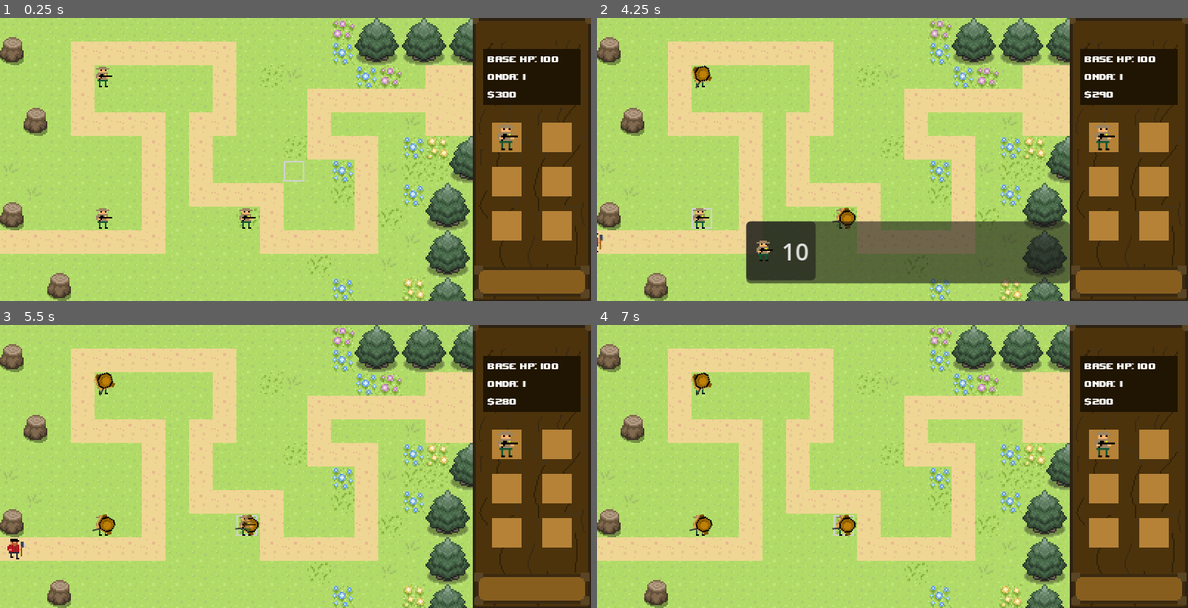
Above: before the commit, frames 1-4 (two rows, left to right).
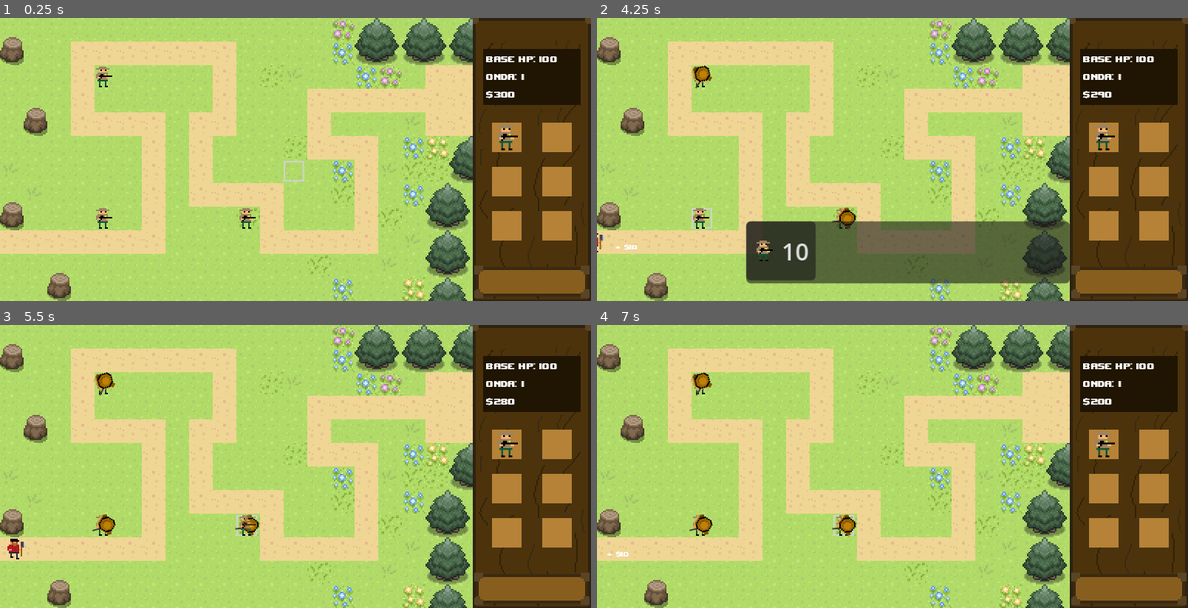
Above: after the commit, the same moments.

Repository: Ecosystem-defense-force/jogo
Game: Godot game, scene res://World.tscn
Same seed, same stepped clock (60 frames per second), same inputs: the game is played once before the commit and once after it.
Inputs (mouse positions are in pixels of both pictures, inside the frame that each line leads up to):
- Up to frame 1 (0.25 s): no input
- Up to frame 2 (4.25 s): tap Enter at 0.5 s; drag from (845, 218) to (703, 77) at 0.52 s; click "10" at 1.25 s; tap Space at 2 s; drag from (703, 77) to (845, 218) at 2.02 s; click "10" at 2.75 s; move the mouse to (703, 218) at 3.52 s; click (703, 218) at 3.67 s
- Up to frame 3 (5.5 s): click "10" at 4.25 s; tap Enter at 5 s; drag from (508, 443) to (248, 525) at 5.02 s
- Up to frame 4 (7 s): move the mouse to (1069, 508) at 5.77 s; click (1069, 508) at 5.92 s; drag from (715, 424) to (845, 520) at 6.52 s

The runs differ from the first frame. In frame 1, 0.4% of the frame differs, in the area x 82-95%, y 13-29%; in frame 2, 0.4%; in frame 3, 0.4%; in frame 4, 0.4%, in the area x 1-95%, y 13-83%.

Commit message:
retorno visual parcial

Diff:
--- /dev/null
+++ b/ecosystem-defence-force/FloatingText.tscn
@@ -0,0 +1,21 @@
+[gd_scene load_steps=4 format=3 uid="uid://bont1eijk3h6e"]
+
+[ext_resource type="Script" uid="uid://cktc55nalrbjm" path="res://floating_text.gd" id="1_bmcqi"]
+[ext_resource type="FontFile" uid="uid://dxwgbjrmy4s3k" path="res://fontes/upheavtt.ttf" id="2_fpf3r"]
+
+[sub_resource type="LabelSettings" id="LabelSettings_f7o28"]
+font = ExtResource("2_fpf3r")
+font_size = 6
+
+[node name="FloatingText" type="Node2D" node_paths=PackedStringArray("txt_label", "anim_player")]
+script = ExtResource("1_bmcqi")
+txt_label = NodePath("txt_label")
+anim_player = NodePath("txt_label/AnimationPlayer")
+
+[node name="txt_label" type="Label" parent="."]
+offset_right = 40.0
+offset_bottom = 23.0
+text = "$10"
+label_settings = SubResource("LabelSettings_f7o28")
+
+[node name="AnimationPlayer" type="AnimationPlayer" parent="txt_label"]
--- a/ecosystem-defence-force/HUD.tscn
+++ b/ecosystem-defence-force/HUD.tscn
@@ -42,9 +42,9 @@
 
 [node name="InfoContainer" type="VBoxContainer" parent="Hud_Container/ui"]
 layout_mode = 0
-offset_left = 10.0
+offset_left = 9.0
 offset_top = 24.0
-offset_right = 71.0
+offset_right = 72.0
 offset_bottom = 58.0
 
 [node name="lbl_hp_base" type="Label" parent="Hud_Container/ui/InfoContainer"]
@@ -59,7 +59,7 @@
 
 [node name="lbl_dinheiro" type="Label" parent="Hud_Container/ui/InfoContainer"]
 layout_mode = 2
-text = "Money: $300"
+text = "$ementes: $300"
 label_settings = SubResource("LabelSettings_gv1iq")
 
 [node name="tropa1" type="TextureRect" parent="Hud_Container"]
--- /dev/null
+++ b/ecosystem-defence-force/floating_text.gd
@@ -0,0 +1,19 @@
+extends Node2D
+
+@export var txt_label: Label
+@export var lifetime: float = 1.0
+@export var anim_player: AnimationPlayer
+
+var text_value: String = ""
+
+func _ready():
+
+	if is_instance_valid(txt_label):
+		txt_label.text = text_value
+		txt_label.pivot_offset = txt_label.size / 2
+
+	if is_instance_valid(anim_player):
+		anim_player.play("FloatAndFade")
+
+	await get_tree().create_timer(lifetime).timeout
+	queue_free()
--- a/ecosystem-defence-force/inimigos/InimigoBase.gd
+++ b/ecosystem-defence-force/inimigos/InimigoBase.gd
@@ -14,6 +14,7 @@
 @export_category("Visual")
 @export var sprite: AnimatedSprite2D
 @export var barra_vida: ProgressBar
+@export var floating_text_scene: PackedScene
 
 @onready var game_manager = get_node("/root/GameManager")
 
@@ -72,6 +73,16 @@
 
 func morrer() -> void:
 	game_manager.add_money(recompensa_sementes)
+
+	#retorno visual do ganho de dinheiro
+	if floating_text_scene:
+		var float_instance = floating_text_scene.instantiate()
+
+		float_instance.text_value = "+ $" + str(recompensa_sementes)
+		float_instance.global_position = global_position
+
+		get_tree().get_root().add_child(float_instance)
+
 	morreu.emit(recompensa_sementes)
 	# Aqui você pode instanciar uma animação de explosão ou partículas de folhas
 	queue_free()
--- a/ecosystem-defence-force/inimigos/Lenhador.tscn
+++ b/ecosystem-defence-force/inimigos/Lenhador.tscn
@@ -1,7 +1,8 @@
-[gd_scene load_steps=8 format=3 uid="uid://dskfee6rap8ru"]
+[gd_scene load_steps=9 format=3 uid="uid://dskfee6rap8ru"]
 
 [ext_resource type="Script" uid="uid://2i4hw05l3lsk" path="res://inimigos/InimigoBase.gd" id="1_dnx4s"]
 [ext_resource type="Texture2D" uid="uid://dfjcaurmdnmgq" path="res://inimigos/sprites/lenhador/lenhador_walk1.png" id="2_7wvx7"]
+[ext_resource type="PackedScene" uid="uid://bont1eijk3h6e" path="res://FloatingText.tscn" id="2_euhxu"]
 [ext_resource type="Texture2D" uid="uid://cuicr8pgcbsne" path="res://inimigos/sprites/lenhador/lenhador_walk2.png" id="3_euhxu"]
 [ext_resource type="Script" uid="uid://do3ttx4r3ffa0" path="res://inimigos/InimigoHitbox.gd" id="3_ftfv3"]
 
@@ -45,6 +46,7 @@
 velocidade = 10.0
 recompensa_sementes = 10
 sprite = NodePath("Sprite2D")
+floating_text_scene = ExtResource("2_euhxu")
 
 [node name="Sprite2D" type="AnimatedSprite2D" parent="Path2D/Lenhador"]
 texture_filter = 1
--- a/ecosystem-defence-force/inimigos/Mandrake.tscn
+++ b/ecosystem-defence-force/inimigos/Mandrake.tscn
@@ -1,6 +1,7 @@
-[gd_scene load_steps=8 format=3 uid="uid://bsr6ms1kvj3s1"]
+[gd_scene load_steps=9 format=3 uid="uid://bsr6ms1kvj3s1"]
 
 [ext_resource type="Script" uid="uid://2i4hw05l3lsk" path="res://inimigos/InimigoBase.gd" id="1_pqgsv"]
+[ext_resource type="PackedScene" uid="uid://bont1eijk3h6e" path="res://FloatingText.tscn" id="2_78aiu"]
 [ext_resource type="Texture2D" uid="uid://78dddu65atvm" path="res://inimigos/sprites/mandrake/mandrake_walk1.png" id="2_pqgsv"]
 [ext_resource type="Texture2D" uid="uid://lp1uou6870r" path="res://inimigos/sprites/mandrake/mandrake_walk2.png" id="3_78aiu"]
 [ext_resource type="Script" uid="uid://do3ttx4r3ffa0" path="res://inimigos/InimigoHitbox.gd" id="4_vvfxx"]
@@ -46,6 +47,7 @@
 velocidade = 40.0
 vida_maxima = 30.0
 sprite = NodePath("Sprite2D")
+floating_text_scene = ExtResource("2_78aiu")
 
 [node name="Sprite2D" type="AnimatedSprite2D" parent="Path2D/Mandrake" groups=["InimigoArea"]]
 texture_filter = 1
Not shown, added: ecosystem-defence-force/floating_text.gd.uid
